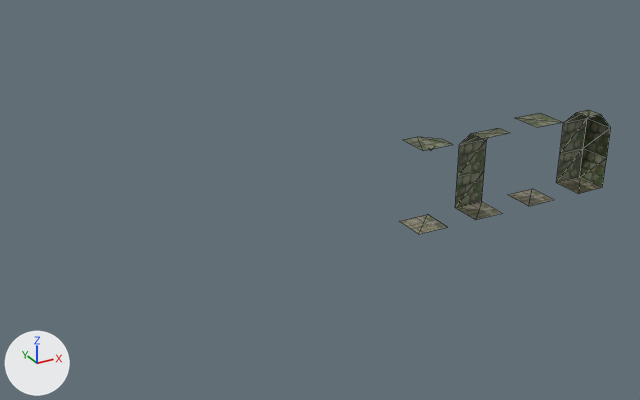
The glTF model fated-ends/resources/tileset/tileset.glb, before and after one commit.
The view is the same before and after, from a camera (50 mm lens) standing at (-16.75, -18.84, 10.89) and looking at (-6.26, 0.24, 1.35). The lights are fixed; the arrows at lower left show +X, +Y and +Z. Mesh edges are drawn as thin lines. Where no turn or scale is listed for an object, it has been applied to the vertices.

Names of what the first picture shows: 'corner-in-col', 'corner-out-col', 'floor-col', 'wall-col'.
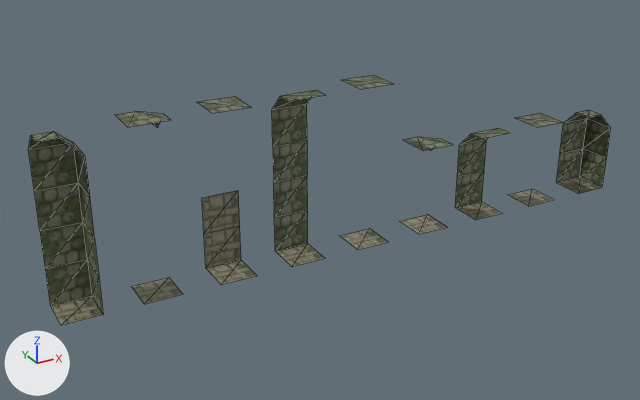
The change, as a list of edits to the scene's bpy script:
```text
Add me_plane_011:
    me_plane_011.from_pydata(...)  # 20 vertices, 24 faces; spans x -0.5..0.5, y -0.5..0.5, z 0.0..4.5
    # faces by material slot: [22, 2]
    me_plane_011.materials.append(mat_material_001)
    me_plane_011.materials.append(mat_material_002)
Add me_plane_010:
    me_plane_010.from_pydata(...)  # 10 vertices, 6 faces; spans x -0.5..0.5, y -0.5..0.5, z 0.0..4.5
    # faces by material slot: [4, 2]
    me_plane_010.materials.append(mat_material_001)
    me_plane_010.materials.append(mat_material_002)
Add me_plane_009:
    me_plane_009.from_pydata(...)  # 12 vertices, 8 faces; spans x -0.5..0.5, y -0.5..0.5, z 0.0..4.5
    # faces by material slot: [2, 6]
    me_plane_009.materials.append(mat_material_001)
    me_plane_009.materials.append(mat_material_002)
Add me_plane_007:
    me_plane_007.from_pydata(...)  # 16 vertices, 14 faces; spans x -0.5..0.5, y -0.5..0.5, z 0.0..4.5
    # faces by material slot: [12, 2]
    me_plane_007.materials.append(mat_material_001)
    me_plane_007.materials.append(mat_material_002)
Add me_plane_006:
    me_plane_006.from_pydata(...)  # 8 vertices, 4 faces; spans x -0.5..0.5, y -0.5..0.5, z 0.0..4.5
    # faces by material slot: [2, 2]
    me_plane_006.materials.append(mat_material_001)
    me_plane_006.materials.append(mat_material_002)
Add ob_corner_in_col_001:
    ob_corner_in_col_001 = bpy.data.objects.new('corner-in-col.001', me_plane_011)
    ob_corner_in_col_001.location = (-13.0, 0.0, 0.0)
Add ob_corner_high_out_col:
    ob_corner_high_out_col = bpy.data.objects.new('corner-high-out-col', me_plane_010)
    ob_corner_high_out_col.location = (-11.0, 0.0, 0.0)
Add ob_floor_wall_high_col:
    ob_floor_wall_high_col = bpy.data.objects.new('floor-wall-high-col', me_plane_009)
    ob_floor_wall_high_col.location = (-9.0, 0.0, 0.0)
Add ob_wall_high_col:
    ob_wall_high_col = bpy.data.objects.new('wall-high-col', me_plane_007)
    ob_wall_high_col.location = (-7.0, 0.0, 0.0)
Add ob_floor_high_col:
    ob_floor_high_col = bpy.data.objects.new('floor-high-col', me_plane_006)
    ob_floor_high_col.location = (-5.0, 0.0, 0.0)
```

Changed parts and their boxes (x1, y1, x2, y2) in the pictures (640 x 400 px):
'corner-in-col.001', added
    after: (29, 131, 103, 325)
    faces in mat_material_001: (29, 131, 103, 313)
    faces in mat_material_002: (51, 296, 103, 325)
'wall-high-col', added
    after: (272, 90, 325, 267)
    faces in mat_material_001: (272, 90, 325, 251)
    faces in mat_material_002: (275, 244, 325, 267)
'floor-wall-high-col', added
    after: (197, 96, 257, 285)
    faces in mat_material_002: (202, 190, 257, 285)
    faces in mat_material_001: (197, 96, 251, 113)
'corner-high-out-col', added
    after: (115, 111, 183, 304)
    faces in mat_material_002: (131, 277, 183, 304)
    faces in mat_material_001: (115, 111, 170, 128)
'floor-high-col', added
    after: (340, 75, 393, 250)
    faces in mat_material_002: (340, 228, 388, 250)
    faces in mat_material_001: (342, 75, 393, 89)
